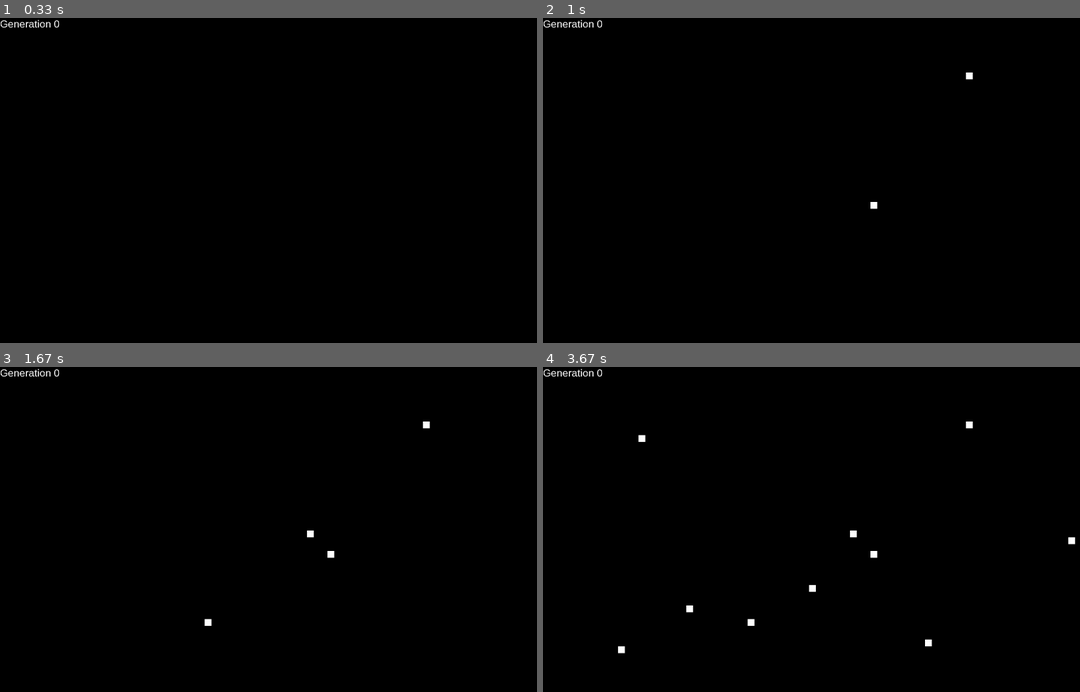
Above: before the commit, frames 1-4 (two rows, left to right).
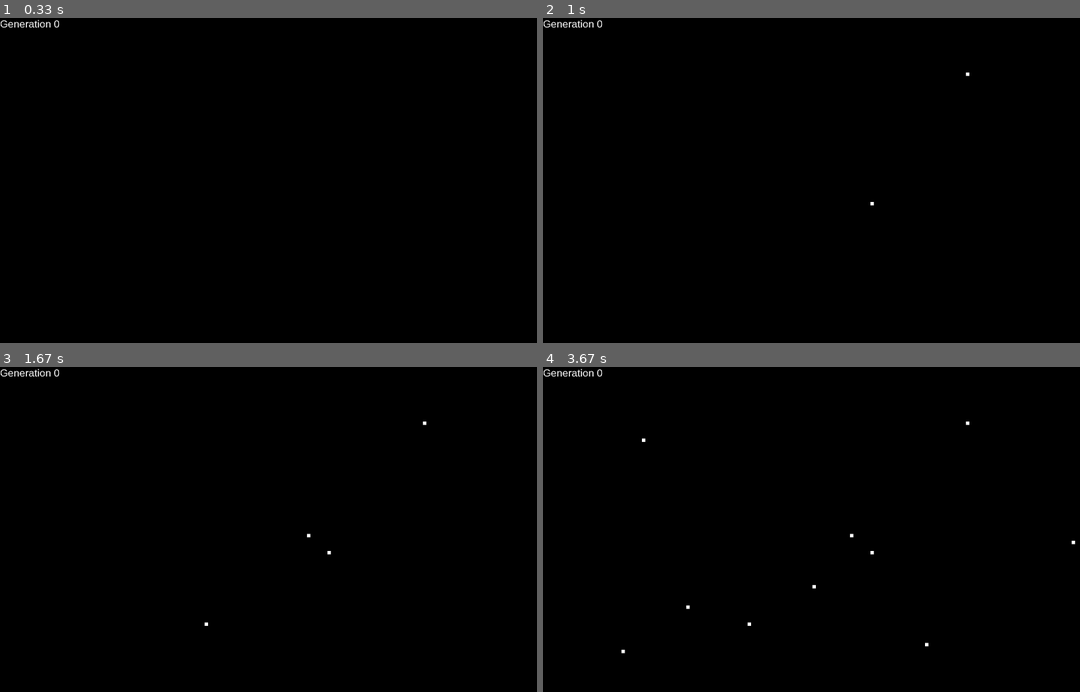
Above: after the commit, the same moments.

Repository: dudemate887/game-of-life-in-pygame
Game: pygame game, started from gol.py
Two runs of this game, one before a commit and one after it. Both use one fixed random seed, a clock stepped at 60 frames per second and the inputs below.
Inputs (mouse positions are in pixels of both pictures, inside the frame that each line leads up to):
- Up to frame 1 (0.33 s): no input
- Up to frame 2 (1 s): click (870, 203) at 0.38 s; click (967, 73) at 0.72 s
- Up to frame 3 (1.67 s): click (311, 532) at 1.05 s; click (204, 623) at 1.38 s
- Up to frame 4 (3.67 s): click (1074, 542) at 1.72 s; click (687, 607) at 2.05 s; click (623, 653) at 2.38 s; click (924, 643) at 2.72 s; click (811, 584) at 3.05 s; click (645, 441) at 3.38 s

Frame 1 is identical in both runs. In frame 2, less than 0.1% of the frame differs, in the area x 60-81%, y 16-59%; in frame 3, 0.1%; in frame 4, 0.3%, in the area x 13-100%, y 16-89%.

Commit message:
just smaller tiles

Diff:
--- a/gol.py
+++ b/gol.py
@@ -37,7 +37,7 @@
 genCountFont = pygame.font.SysFont('Arial', 30)
 
 rectCoords = []
-rectSize = 20
+rectSize = 10
 
 while running:
     # poll for events
